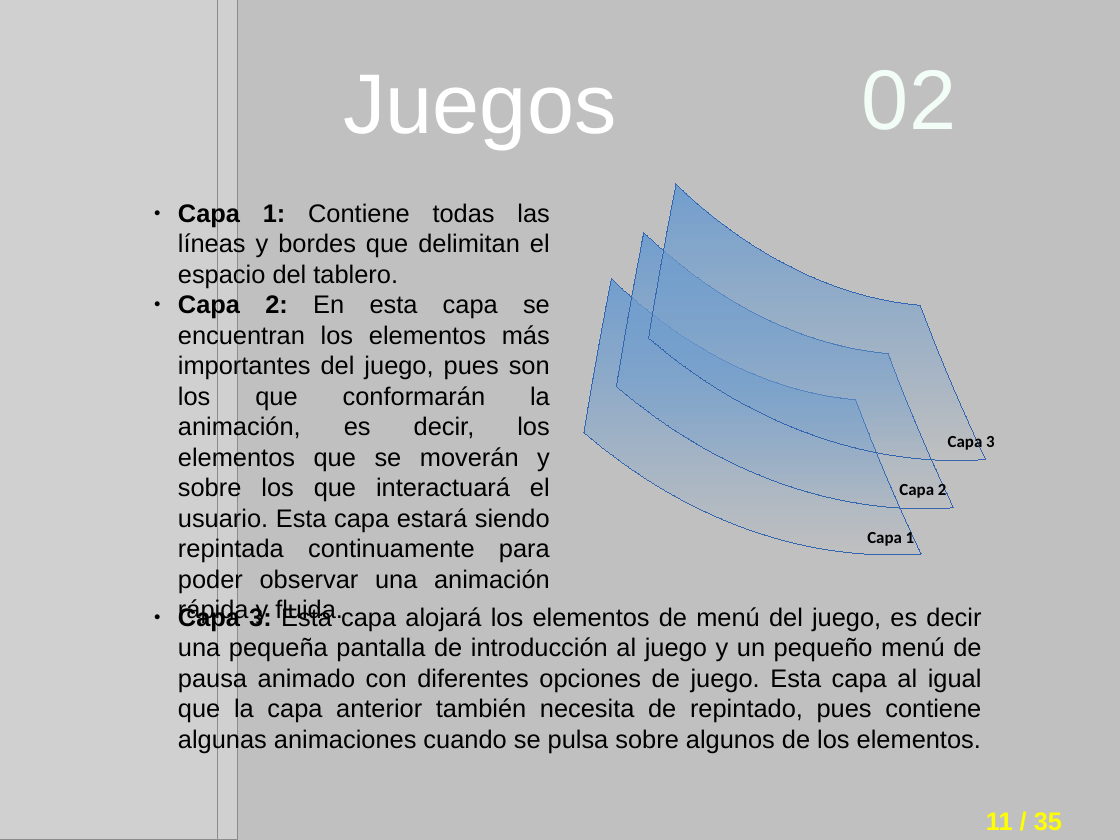
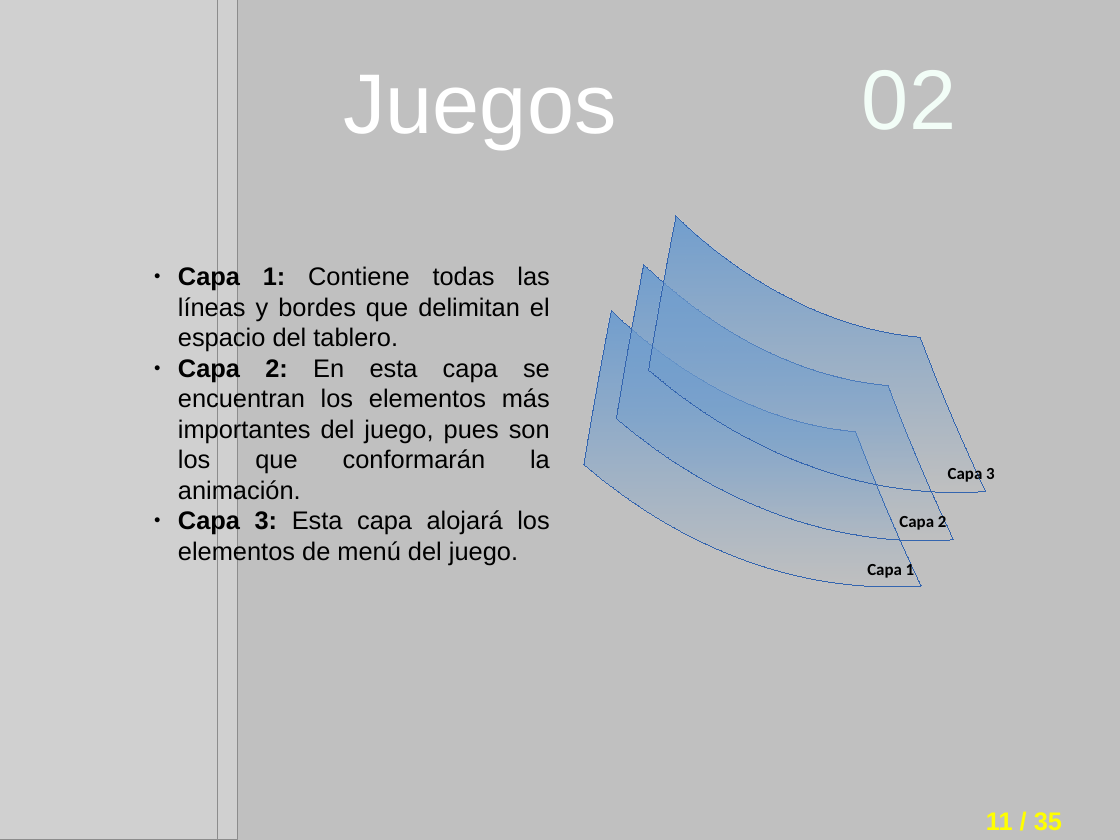
Before and after one commit to i62navpm/PFCweb, a slide deck: slide 11 of Documentación/Presentación.odp. Drawn at 1120x840 pixels with LibreOffice and Linux fonts; fonts in the diff are those of the drawing; grey boxes stand for pictures; background and template pictures are left out. Boxes give left, top, right and bottom in pixels: in the first picture for what was removed or moved away, otherwise in the second. Text is boxed around its words. In the diff, an @@ line names an element or a change of style, - is before the commit and + after.

```diff
--- a/Documentación/Presentación.odp
+++ b/Documentación/Presentación.odp
@@ 2 texts, 2 freeform shapes: place and size @@
-2 texts, 2 freeform shapes at [617, 184, 995, 509]
+2 texts, 2 freeform shapes at [617, 216, 995, 541]
@@ text "Capa 1: Contiene todas las ...": place and size @@
-text "Capa 1: Contiene todas las ..." at [178, 201, 550, 593]
+text "Capa 1: Contiene todas las ..." at [178, 265, 550, 565]
@@ freeform shape: place and size @@
-freeform shape at [584, 278, 922, 555]
+freeform shape at [584, 311, 922, 587]
@@ text at [178, 356, 550, 565]: text changed @@
-● Capa 2: En esta capa se encuentran los elementos más importantes del juego, pues son los que conformarán la animación, es decir, los elementos que se moverán y sobre los que interactuará el usuario. Esta capa estará siendo repintada continuamente para poder observar una animación rápida y fluida.
+● Capa 2: En esta capa se encuentran los elementos más importantes del juego, pues son los que conformarán la animación.
+● Capa 3: Esta capa alojará los elementos de menú del juego.
@@ text "Capa 1": place and size @@
-text "Capa 1" at [867, 529, 915, 546]
+text "Capa 1" at [867, 561, 915, 578]
@@ text removed at [178, 605, 982, 753] @@
-● Capa 3: Esta capa alojará los elementos de menú del juego, es decir una pequeña pantalla de introducción al juego y un pequeño menú de pausa animado con diferentes opciones de juego. Esta capa al igual que la capa anterior también necesita de repintado, pues contiene algunas animaciones cuando se pulsa sobre algunos de los elementos.
```
Also in this commit, not shown: 19 other slides changed.
